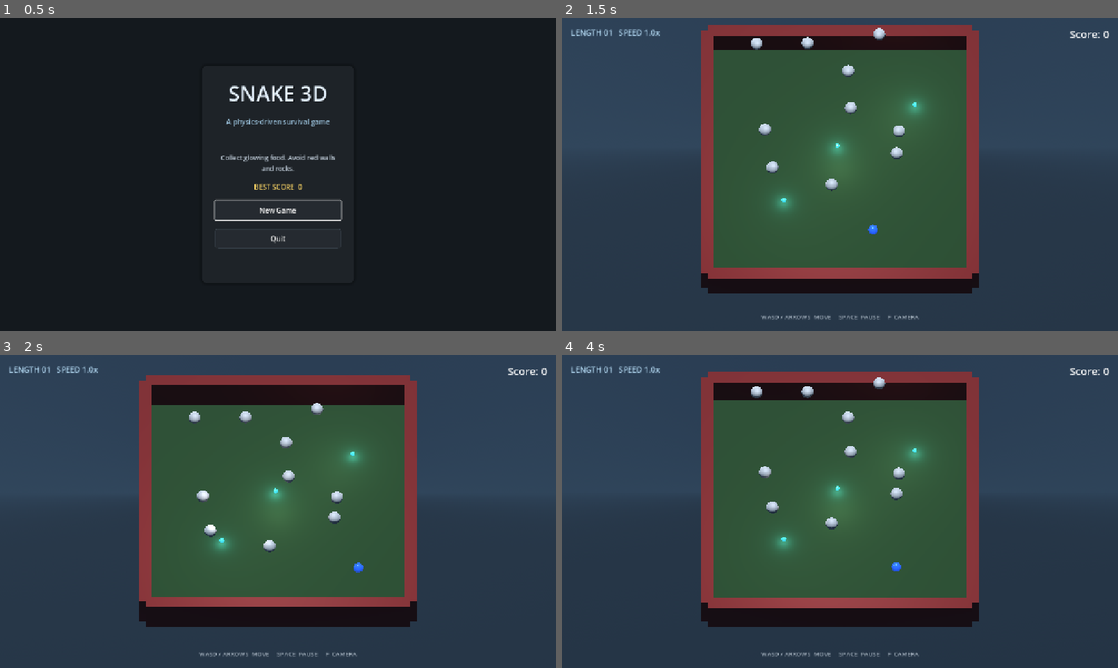
Above: before the commit, frames 1-4 (two rows, left to right).
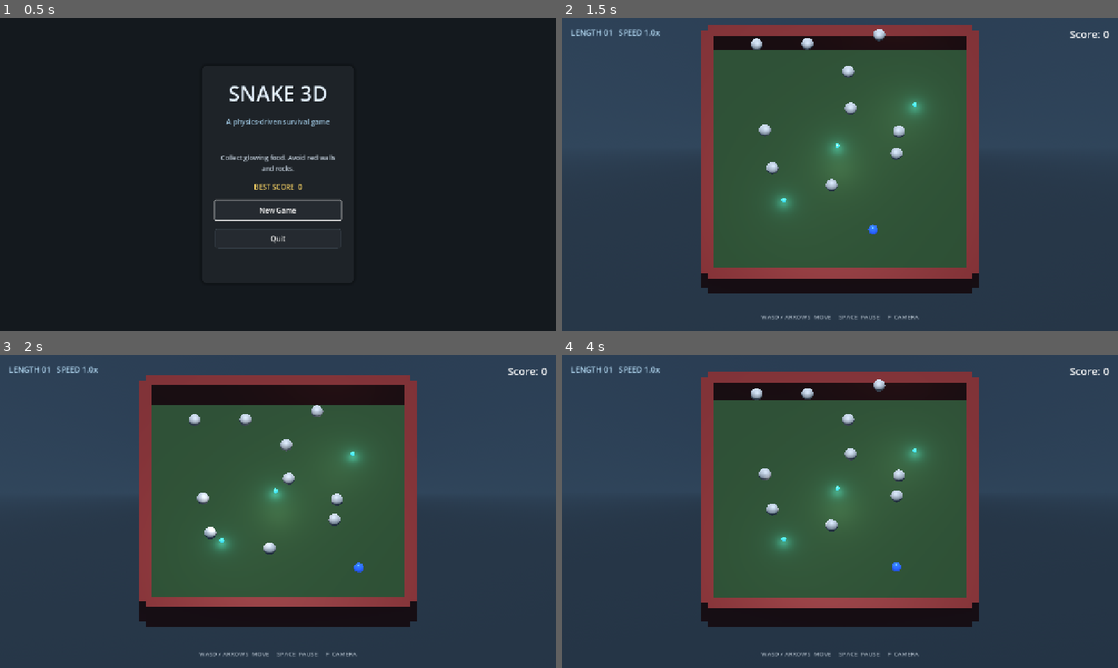
Above: after the commit, the same moments.

Repository: bluehexagons/snakeproject
Game: Godot game, scene res://scenes/main_menu.tscn
Two runs of this game, one before a commit and one after it. Both use one fixed random seed, a clock stepped at 60 frames per second and the inputs below.
Inputs:
- Up to frame 1 (0.5 s): no input
- Up to frame 2 (1.5 s): click "New Game" at 0.5 s; hold D (move_right) from 1.28 s (still down); hold F (toggle_camera_angle) from 1.28 s (still down)
- Up to frame 3 (2 s): keep holding D (move_right); keep holding F (toggle_camera_angle)
- Up to frame 4 (4 s): release D (move_right) at 2.03 s; release F (toggle_camera_angle) at 2.03 s; hold S (move_down) 2.03-2.75 s; tap F (toggle_camera_angle) at 2.1 s; click "Retry" at 2.75 s; hold D (move_right) from 3.53 s (still down); hold F (toggle_camera_angle) from 3.53 s (still down)

Frame 1 is identical in both runs. In frame 2, 0.1% of the frame differs, in the area x 34-62%, y 3-68%; in frame 3, 0.6%, in the area x 34-66%, y 15-70%; in frame 4, 0.6%.

Commit message:
Give the snake and loose bodies more momentum

Diff:
--- a/scripts/gameplay_test.gd
+++ b/scripts/gameplay_test.gd
@@ -67,14 +67,14 @@
 	# Contact can temporarily stretch a link while a new piece rounds a corner.
 	check(max_link < 1.25, "Body stretched too far during a turn: %f" % max_link)
 	check(max_step < 0.3, "Tail teleported during movement: %f" % max_step)
-	for frame in 15:
-		await get_tree().physics_frame
-	check(player.linear_velocity.length() < 0.2, "Player did not brake promptly after releasing input")
-	for frame in 45:
+	for frame in 42:
+		await get_tree().physics_frame
+	check(player.linear_velocity.length() < 0.2, "Player did not settle after coasting")
+	for frame in 18:
 		await get_tree().physics_frame
 	for segment in player.segments:
 		check(segment.collision_layer == PhysicsConstants.LAYER_SEGMENT, "A grown segment never became solid after moving clear")
-		check(segment.global_position.distance_to(segment.target.global_position) < 1.0, "Body did not close up after braking")
+		check(segment.global_position.distance_to(segment.target.global_position) < 1.0, "Body did not close up after coasting")
 	main.notification(NOTIFICATION_APPLICATION_FOCUS_OUT)
 	check(main.is_paused and GameState.has_saved_game(), "Focus loss did not pause and save the run")
 	check(main.ui.get_node("PauseMenu/VBoxContainer/ResumeButton").has_focus(), "Pause menu has no keyboard focus")
@@ -149,6 +149,7 @@
 	await _check_speed_scoring()
 	await _check_resume_momentum()
 	await _check_handling()
+	await _check_passive_momentum()
 	await _check_rock_impacts()
 	await _check_pickup_clearance()
 	await _check_arena_fall()
@@ -401,7 +402,7 @@
 	var fixture = {
 		"score": 0,
 		"player_state": {"position": {"x": 0, "y": 0.5, "z": -3}},
-		"food_positions": [{"x": -7, "y": 0, "z": -7}],
+		"food_positions": [{"x": -7, "y": 0, "z": -7}, {"x": 0, "y": 0, "z": 7}, {"x": 7, "y": 0, "z": -7}],
 	}
 	check(GameState.save_game_state(fixture), "Failed to write handling fixture")
 	var main = MAIN.instantiate()
@@ -447,13 +448,59 @@
 	var coast_start = player.position
 	for frame in 15:
 		await get_tree().physics_frame
+	var coast_speed = player.linear_velocity.length()
+	for frame in 24:
+		await get_tree().physics_frame
 	var coast_distance = player.position.distance_to(coast_start)
-	check(player.linear_velocity.length() < 0.2 and coast_distance < 0.95, "The head coasted too far after release")
+	check(coast_speed > 3.5 and coast_distance > 1.8, "Releasing the input canceled too much momentum")
+	check(player.linear_velocity.length() < 0.2 and coast_distance < 2.8, "The head did not settle after a controlled coast")
 	check(not main.is_game_over and player.food_eaten == 0, "The handling fixture hit a wall or picked up food")
-	print("Handling regression: cruise %.2f, turn minimum %.2f, turn drift %.2f, coast %.2f" %
-		[cruise_speed, min_turn_speed, turn_drift, coast_distance])
+	print("Handling regression: cruise %.2f, turn minimum %.2f, turn drift %.2f, coast speed %.2f, coast distance %.2f" %
+		[cruise_speed, min_turn_speed, turn_drift, coast_speed, coast_distance])
 	main.free()
 	check(GameState.delete_save_game(), "Failed to clear handling fixture")
+
+func _check_passive_momentum() -> void:
+	var fixture = {
+		"score": 0,
+		"player_state": {
+			"position": {"x": 0, "y": 0.4, "z": 0},
+			"segments": [{"position": {"x": -0.8, "y": 0.35, "z": 0}, "growth": 1.0}],
+		},
+		"food_positions": [{"x": 6, "y": 0, "z": 6}],
+		"rocks": [{"position": {"x": 5, "y": 0.5, "z": -5}}],
+	}
+	check(GameState.save_game_state(fixture), "Failed to write passive momentum fixture")
+	var main = MAIN.instantiate()
+	add_child(main)
+	var segment: Segment = main.player.segments[0]
+	var rock: Rock = get_tree().get_first_node_in_group("rock")
+	for frame in 10:
+		await get_tree().physics_frame
+	check(not segment.freeze, "Momentum fixture body piece never became solid")
+
+	segment.linear_velocity = Vector3.BACK * 5.0
+	for frame in 3:
+		await get_tree().physics_frame
+	var attached_drift = segment.position.z
+	for frame in 60:
+		await get_tree().physics_frame
+	check(absf(segment.position.z) < 0.05, "A deflected body piece did not return to its path")
+
+	segment.release_from_chain()
+	segment.linear_velocity = Vector3.BACK * 5.0
+	rock.linear_velocity = Vector3.BACK * 5.0
+	for frame in 30:
+		await get_tree().physics_frame
+	var detached_speed = segment.linear_velocity.z
+	var rock_speed = rock.linear_velocity.z
+	check(attached_drift > 0.13, "The body follower canceled a sideways impulse too quickly")
+	check(detached_speed > 3.5, "A detached body piece lost momentum too quickly")
+	check(rock_speed > 3.5, "A rolling rock lost momentum too quickly")
+	print("Passive momentum: attached drift %.2f, detached speed %.2f, rock speed %.2f" %
+		[attached_drift, detached_speed, rock_speed])
+	main.free()
+	check(GameState.delete_save_game(), "Failed to clear passive momentum fixture")
 
 func _check_rock_impacts() -> void:
 	# Use the real input and pickup path so the break is reachable in play.
--- a/scripts/physics_constants.gd
+++ b/scripts/physics_constants.gd
@@ -2,7 +2,7 @@
 class_name PhysicsConstants
 
 const GRAVITY = 25.0
-const BASE_DRAG_COEFFICIENT = 0.3
+const BASE_DRAG_COEFFICIENT = 0.045
 const PLAYER_DRAG = 0.4
 
 const PLAYER_MAX_SPEED = 12.0
@@ -12,18 +12,18 @@
 
 const BASE_DYNAMIC_FRICTION = 0.01
 
-const ROCK_DYNAMIC_FRICTION = 0.15
+const ROCK_DYNAMIC_FRICTION = 0.025
 
-const SEGMENT_DYNAMIC_FRICTION = 0.04
+const SEGMENT_DYNAMIC_FRICTION = 0.025
 
 const PLAYER_DYNAMIC_FRICTION = 0.005
 const ROLLING_THRESHOLD = 0.5
 
 const GROUND_FRICTION_COEFFICIENTS = {
-	"segment": [0.1, 0.05],
-	"player": [0.02, 0.01],
-	"rock": [0.08, 0.04],
-	"default": [0.1, 0.05]
+	"segment": [0.012, 0.006],
+	"player": [0.005, 0.0025],
+	"rock": [0.018, 0.009],
+	"default": [0.018, 0.009]
 }
 
 const MATERIAL_SEGMENT = "segment"
@@ -41,8 +41,8 @@
 
 const RIGID_BODY_SETTINGS = {
 	"rock": {
-		"linear_damp": 0.2,
-		"angular_damp": 3.0,
+		"linear_damp": 0.04,
+		"angular_damp": 0.55,
 		"friction": ROCK_DYNAMIC_FRICTION,
 		"bounce": 0.01,
 		"max_contacts": 4
--- a/scripts/physics_object.gd
+++ b/scripts/physics_object.gd
@@ -100,8 +100,10 @@
 	max_contacts_reported = MAX_CONTACTS
 	freeze_mode = RigidBody3D.FREEZE_MODE_KINEMATIC
 
-	linear_damp = 0.1
-	angular_damp = 2.0
+	linear_damp_mode = RigidBody3D.DAMP_MODE_REPLACE
+	angular_damp_mode = RigidBody3D.DAMP_MODE_REPLACE
+	linear_damp = 0.03
+	angular_damp = 0.45
 
 	var physics_material = PhysicsMaterial.new()
 	physics_material.friction = dynamic_friction
--- a/scripts/player.gd
+++ b/scripts/player.gd
@@ -21,7 +21,8 @@
 const MAX_SPEED_BOOST = 1.5
 const DRIVE_ACCELERATION = 46.0
 const DRIVE_RESPONSE = 18.0
-const BRAKE_ACCELERATION = 45.0
+const COAST_DECELERATION = 14.0
+const OVERSPEED_DECELERATION = 16.0
 const REVERSE_BRAKE_ACCELERATION = 68.0
 const REVERSE_ALIGNMENT = -0.966
 const TURN_RATE = 12.0
@@ -358,7 +359,7 @@
 
 func _drive_velocity(velocity: Vector3, step: float) -> Vector3:
 	if has_lost or input_dir.is_zero_approx():
-		return velocity.move_toward(Vector3.ZERO, BRAKE_ACCELERATION * step)
+		return velocity.move_toward(Vector3.ZERO, COAST_DECELERATION * step)
 
 	var direction = input_dir.normalized()
 	var speed = velocity.length()
@@ -373,6 +374,6 @@
 	heading = heading.rotated(Vector3.UP, clampf(angle, -turn_limit, turn_limit))
 	var target_speed = (max_speed + pickup_speed_bonus) * input_dir.length()
 	var speed_error = target_speed - speed
-	var acceleration = minf(DRIVE_ACCELERATION, speed_error * DRIVE_RESPONSE) if speed_error > 0.0 else BRAKE_ACCELERATION
+	var acceleration = minf(DRIVE_ACCELERATION, speed_error * DRIVE_RESPONSE) if speed_error > 0.0 else OVERSPEED_DECELERATION
 	speed = move_toward(speed, target_speed, acceleration * step)
 	return heading * minf(speed, max_speed + MAX_PICKUP_BOOST)
--- a/scripts/segment.gd
+++ b/scripts/segment.gd
@@ -1,8 +1,8 @@
 extends "res://scripts/physics_object.gd"
 class_name Segment
 
-const FOLLOW_GAIN = 22.0
-const FOLLOW_ACCELERATION = 180.0
+const FOLLOW_GAIN = 21.0
+const FOLLOW_ACCELERATION = 120.0
 const MAX_FOLLOW_SPEED = 18.0
 const BODY_MASS = 0.6
 const SOLID_MASK = PhysicsConstants.LAYER_BARRIER | PhysicsConstants.LAYER_PHYSICAL | PhysicsConstants.LAYER_PLAYER | PhysicsConstants.LAYER_SEGMENT
@@ -16,6 +16,7 @@
 
 func _ready() -> void:
 	super()
+	material_type = PhysicsConstants.MATERIAL_SEGMENT
 	path_target = global_position
 	freeze = true
 	gravity_scale = 0.0
@@ -77,7 +78,7 @@
 	_flash_contacts(state)
 	var error = path_target - state.transform.origin
 	error.y = 0.0
-	# Follow the moving path slot and correct any displacement from contact.
+	# Follow the moving path slot without immediately canceling contact impulses.
 	var desired = (path_velocity + error * FOLLOW_GAIN).limit_length(MAX_FOLLOW_SPEED)
 	state.linear_velocity = state.linear_velocity.move_toward(desired, FOLLOW_ACCELERATION * state.step)
 	if is_dangerous:
@@ -101,7 +102,7 @@
 	lock_rotation = false
 	gravity_scale = 1.0
 	collision_mask |= PhysicsConstants.LAYER_DEFAULT
-	physics_material_override.friction = 0.15
+	physics_material_override.friction = PhysicsConstants.SEGMENT_DYNAMIC_FRICTION
 
 func make_dangerous() -> void:
 	is_dangerous = true
